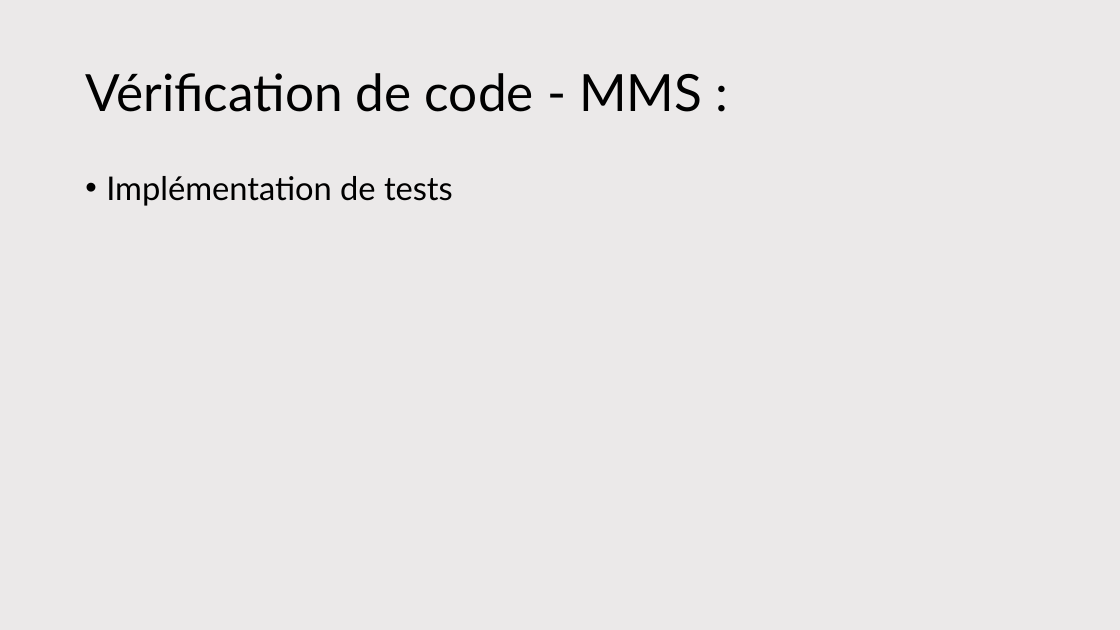
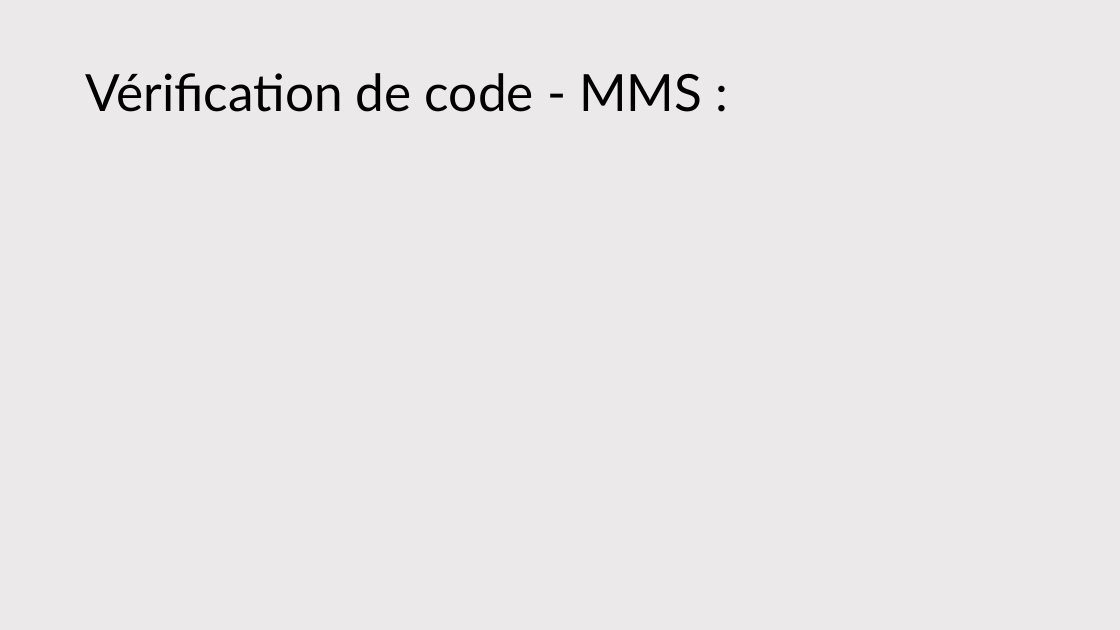
Before and after one commit to antoine-pt/MEC8211, a slide deck: slide 11 of projet_final/projet_final/MEC8211-Projet-final-Presentation.pptx. Drawn at 1120x630 pixels with LibreOffice and Linux fonts; fonts in the diff are those of the drawing; grey boxes stand for pictures. Boxes give left, top, right and bottom in pixels: in the first picture for what was removed or moved away, otherwise in the second. Text is boxed around its words. In the diff, an @@ line names an element or a change of style, - is before the commit and + after.

```diff
--- a/projet_final/projet_final/MEC8211-Projet-final-Presentation.pptx
+++ b/projet_final/projet_final/MEC8211-Projet-final-Presentation.pptx
@@ text removed at (106, 176, 453, 206) @@
-• Implémentation de tests
```
Also in this commit, not shown: 2 slides added.
